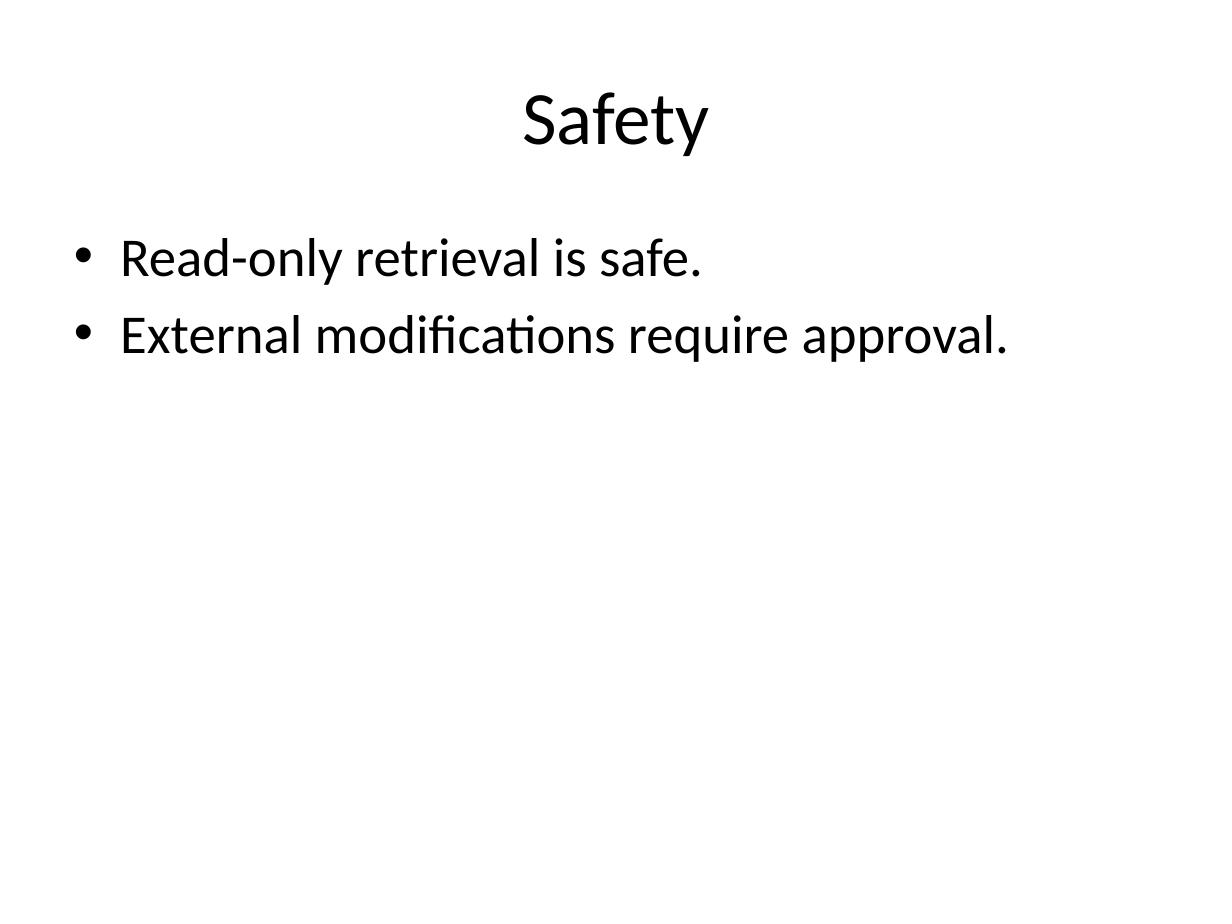
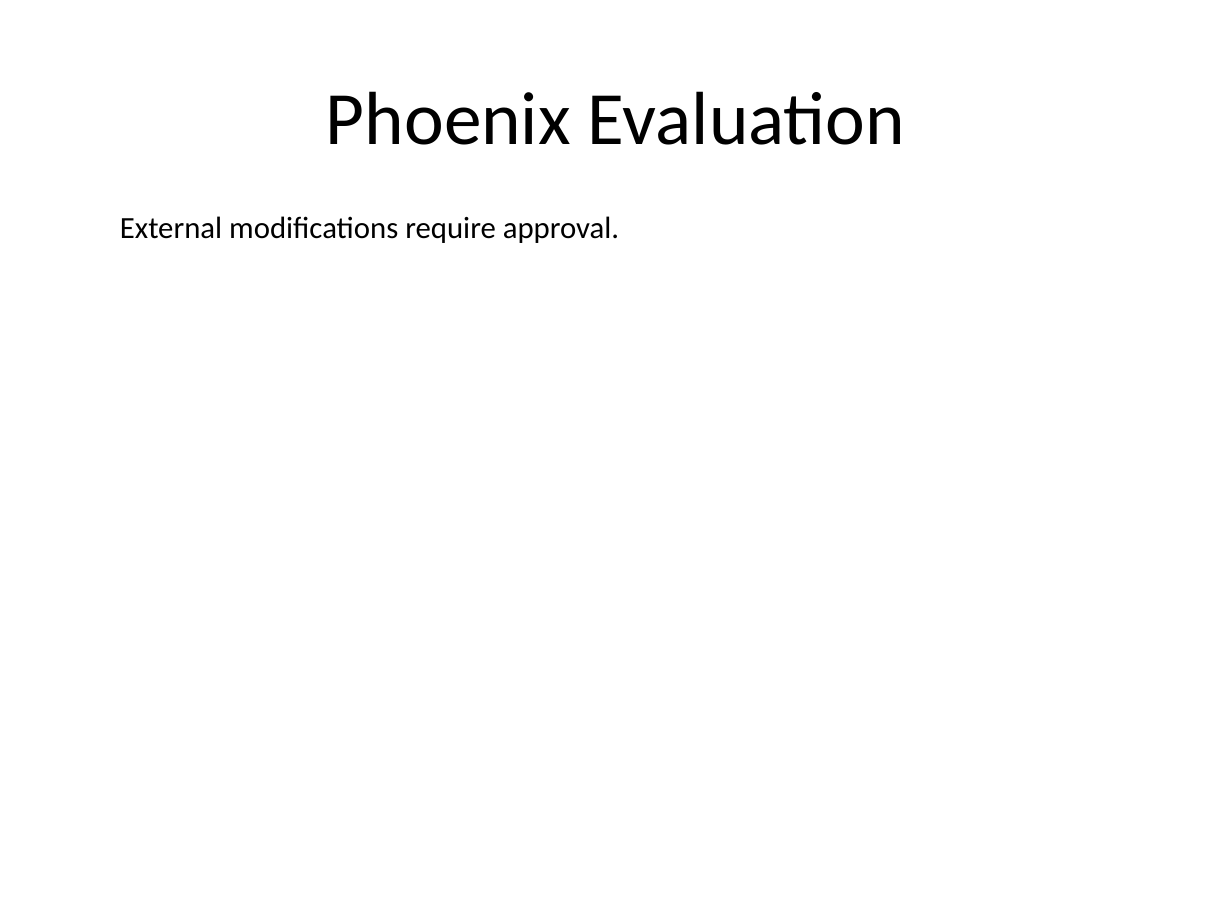
Before and after one commit to dnyaneshwarh1718-afk/Phoenix-AI, a slide deck: slide 1 of evaluation/corpus/phoenix_evaluation.pptx (slide 2 before the commit). Drawn at 1232x924 pixels with LibreOffice and Linux fonts; fonts in the diff are those of the drawing. Boxes give left, top, right and bottom in pixels: in the first picture for what was removed or moved away, otherwise in the second. Text is boxed around its words. In the diff, an @@ line names an element or a change of style, - is before the commit and + after.

Commit message:
Optimize evaluation

```diff
--- a/evaluation/corpus/phoenix_evaluation.pptx
+++ b/evaluation/corpus/phoenix_evaluation.pptx
@@ title at <box>326,91,905,145</box>: text changed @@
-Safety
+Phoenix Evaluation
@@ text "External modifications require approval.": place and size @@
-text "External modifications require approval." at <box>120,238,1009,362</box>
+text "External modifications require approval." at <box>120,216,619,243</box>
@@ text "External modifications require approval." at <box>120,216,619,243</box>: size 32 to 18 pt; bullet • to none; less space between paragraphs @@
@@ text at <box>120,238,703,285</box>: paragraph removed @@
-• Read-only retrieval is safe.
```
Also in this commit, not shown: 1 slide removed, 26 other files.
